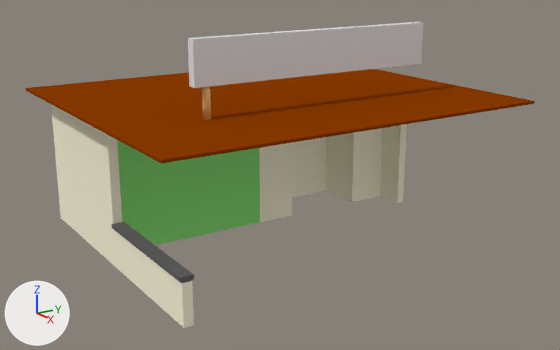
Renders of the Blender file Models/Restaurant/Restaurant - UV.blend from each side of a commit.
Before and after are seen from a 50 mm lens placed at (9.18, -7.38, 5.06), pointed at (-2.03, -0.11, 1.09). The lights are fixed; the arrows at lower left show +X, +Y and +Z. The same objects are shown in both versions, whatever each file hides.

The scene before the commit, as lines of its bpy script (objects in view):
```python
me_cube_007 = bpy.data.meshes.new('Cube.007')
me_cube_007.from_pydata(...)  # 155 vertices, 110 faces; spans x -2.67..1.19, y -0.41..6.47, z -5.66..0.26
# faces by material slot: [13, 32, 17, 19, 28, 1]
me_cube_007.materials.append(mat_sign)  # white #e7e7e7
me_cube_007.materials.append(mat_sign_holder)  # orange #e7b772
me_cube_007.materials.append(mat_rest_roof)  # brown #8b3b00
me_cube_007.materials.append(mat_walls)  # white #fff8dc
me_cube_007.materials.append(mat_concrete)  # dark grey #666666
me_cube_007.materials.append(mat_menu)  # green #8ee77e
ob_rest = bpy.data.objects.new('Rest', me_cube_007)
ob_rest.location = (0.49, -3.17, 1.2)
ob_rest.rotation_mode = 'AXIS_ANGLE'
ob_rest.rotation_axis_angle = (1.484, 0.0, 1.0, 0.0)
```
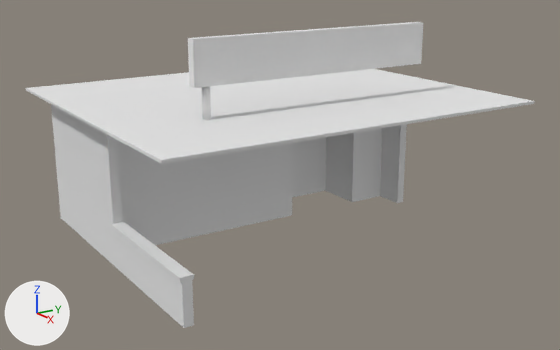
Where the newer file only moved an object's origin or applied its transform, the numbers keep the older frame.

Location of each change, [x1, y1, x2, y2] in pixels of the pictures (560 x 350 px):
```json
{"part": 1, "of": "me_cube_007", "change": "recoloured", "before": [202, 86, 211, 120], "after": [202, 86, 211, 120], "on screen": "brown to grey"}
{"part": 2, "of": "me_cube_007", "change": "recoloured", "before": [25, 69, 535, 163], "after": [25, 69, 535, 163], "on screen": "brown to white"}
{"part": 3, "of": "me_cube_007", "change": "recoloured", "before": [51, 104, 407, 328], "after": [51, 104, 407, 328]}
{"part": 4, "of": "me_cube_007", "change": "recoloured", "before": [111, 222, 194, 283], "after": [111, 222, 194, 283]}
{"part": 5, "of": "me_cube_007", "change": "recoloured", "before": [117, 140, 260, 245], "after": [117, 140, 260, 245], "on screen": "green to grey"}
```

Edits to the scene script, one JSON object a line:
```json
{"block": "me_cube_007", "where": "me_cube_007.from_pydata(...)  # 155 vertices, 110 faces; spans x -2.67..1.19, y -0.41..6.47, z -5.66..0.26"}
{"block": "me_cube_007", "where": "# used by ob_rest; location = (0.49, -3.17, 1.2); rotation_axis_angle = (1.484, 0.0, 1.0, 0.0)"}
{"block": "me_cube_007", "change": "me_cube_007 part 1: all 32 faces that had it switch from mat_sign_holder (orange #e7b772) to mat_sign (white #e7e7e7)"}
{"block": "me_cube_007", "change": "me_cube_007 part 2: all 17 faces that had it switch from mat_rest_roof (brown #8b3b00) to mat_sign (white #e7e7e7)"}
{"block": "me_cube_007", "change": "me_cube_007 part 3: all 19 faces that had it switch from mat_walls (white #fff8dc) to mat_sign (white #e7e7e7)"}
{"block": "me_cube_007", "change": "me_cube_007 part 4: all 28 faces that had it switch from mat_concrete (dark grey #666666) to mat_sign (white #e7e7e7)"}
{"block": "me_cube_007", "change": "me_cube_007 part 5: all 1 face that had it switch from mat_menu (green #8ee77e) to mat_sign (white #e7e7e7)"}
```
